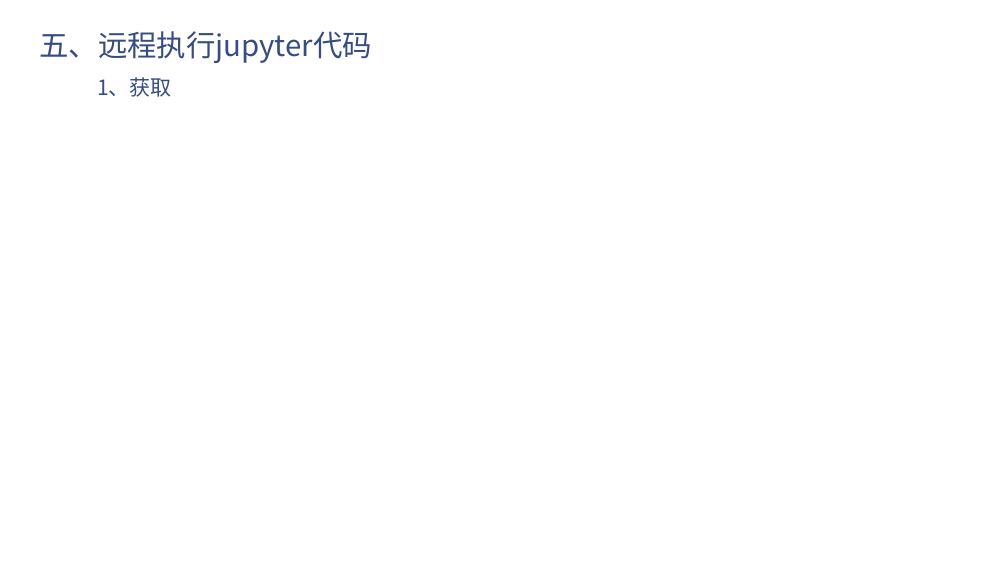
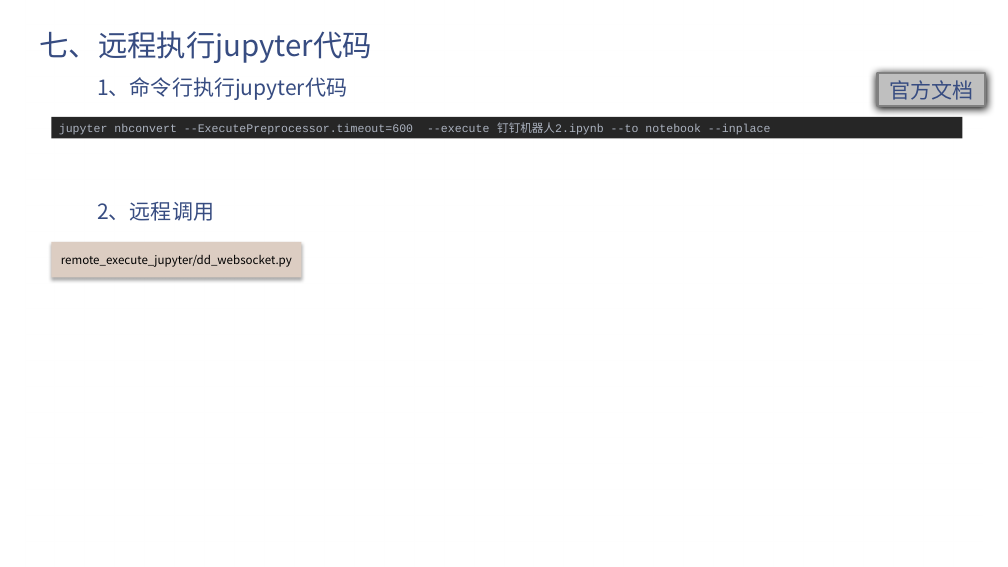
Before and after one commit to e271828182/dd_talk, a slide deck: slide 16 of 钉钉机器人.pptx (slide 14 before the commit). Drawn at 1008x567 pixels with LibreOffice and Linux fonts; fonts in the diff are those of the drawing; background and template pictures are left out. Boxes give left, top, right and bottom in pixels: in the first picture for what was removed or moved away, otherwise in the second. Text is boxed around its words. In the diff, an @@ line names an element or a change of style, - is before the commit and + after.

```diff
--- a/钉钉机器人.pptx
+++ b/钉钉机器人.pptx
@@ title at (x1=39, y1=31, x2=372, y2=63): text changed @@
-五、远程执行jupyter代码
+七、远程执行jupyter代码
@@ text at (x1=97, y1=77, x2=347, y2=100): text changed @@
-1、获取
+1、命令行执行jupyter代码
@@ rectangle added at (x1=877, y1=73, x2=985, y2=107), fill #BFBFBF, outline #808080 2.25 pt, 20 pt, text #374C81 @@
+官方文档
@@ rectangle added at (x1=51, y1=117, x2=963, y2=139), fill #262626, 11 pt, text #ABB2BF @@
+jupyter nbconvert --ExecutePreprocessor.timeout=600 --execute 钉钉机器人2.ipynb --to notebook --inplace
@@ text added at (x1=97, y1=202, x2=214, y2=221), 20 pt, text #374C81 @@
+2、远程调用
@@ rectangle added at (x1=51, y1=242, x2=302, y2=278), fill #DCCDC2, 11 pt, text #000000 @@
+remote_execute_jupyter/dd_websocket.py
```
Also in this commit, not shown: 8 other slides changed, 2 slides added, 1 slide removed, 1 other file.
